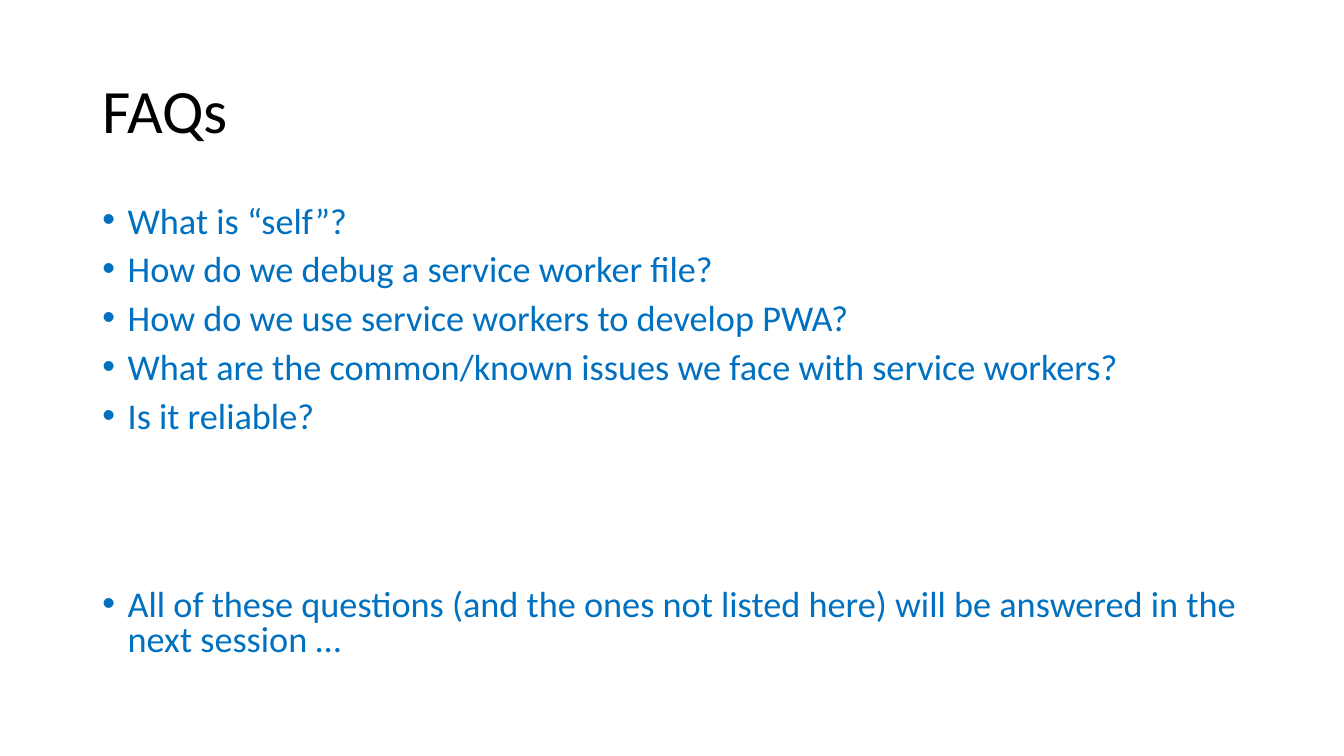
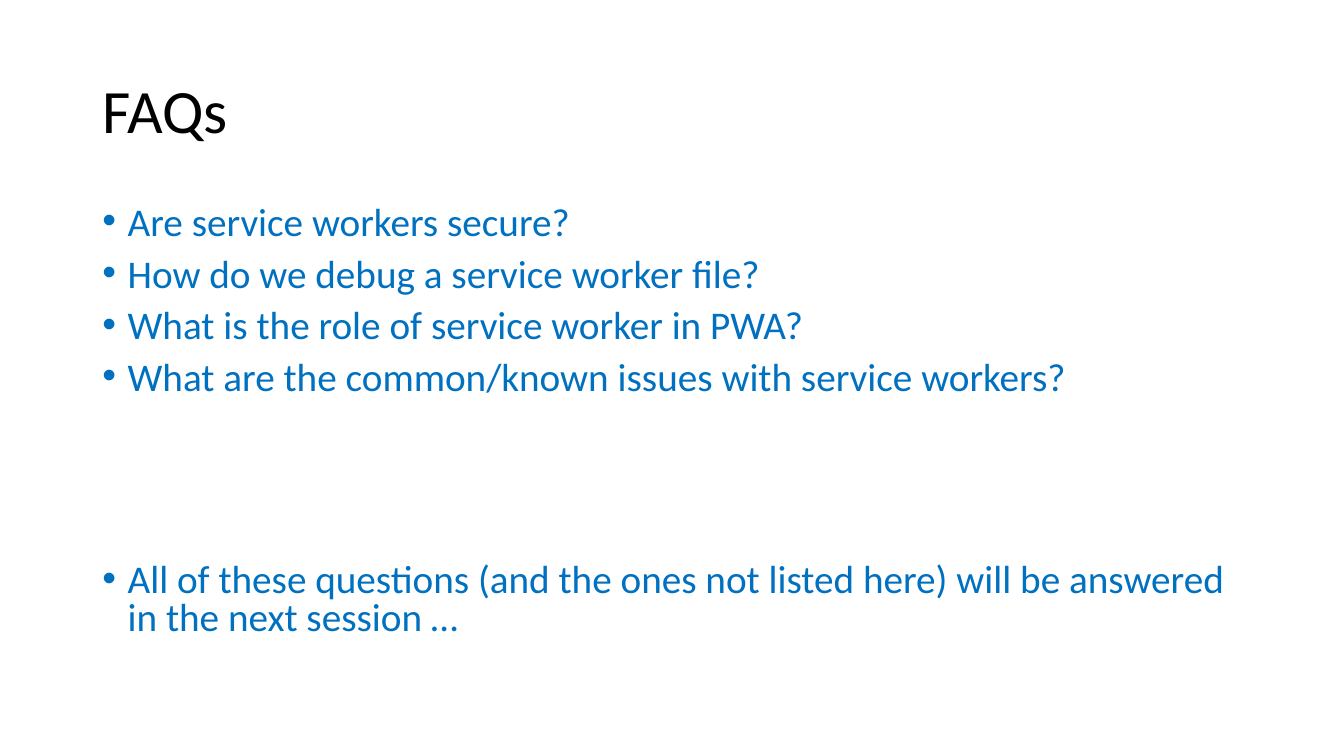
Before and after one commit to sachinsingh-nodejs/pwa, a slide deck: slide 23 of documents/ProgressiveWebApps.pptx. Drawn at 1344x756 pixels with LibreOffice and Linux fonts; fonts in the diff are those of the drawing. Boxes give left, top, right and bottom in pixels: in the first picture for what was removed or moved away, otherwise in the second. Text is boxed around its words. In the diff, an @@ line names an element or a change of style, - is before the commit and + after.

Commit message:
Updated presentation file

```diff
--- a/documents/ProgressiveWebApps.pptx
+++ b/documents/ProgressiveWebApps.pptx
@@ text at [128,208,570,237]: text changed; size 25.9 to 28 pt @@
-• What is “self”?
+• Are service workers secure?
@@ text at [128,260,1224,632]: size 25.9 to 28 pt in "How do we debug a service worker ...", "All of these questions (and the ones ..." @@
@@ text at [128,311,1065,393]: text changed; size 25.9 to 28 pt @@
-• How do we use service workers to develop PWA?
-• What are the common/known issues we face with service workers?
-• Is it reliable?
+• What is the role of service worker in PWA?
+• What are the common/known issues with service workers?
```
